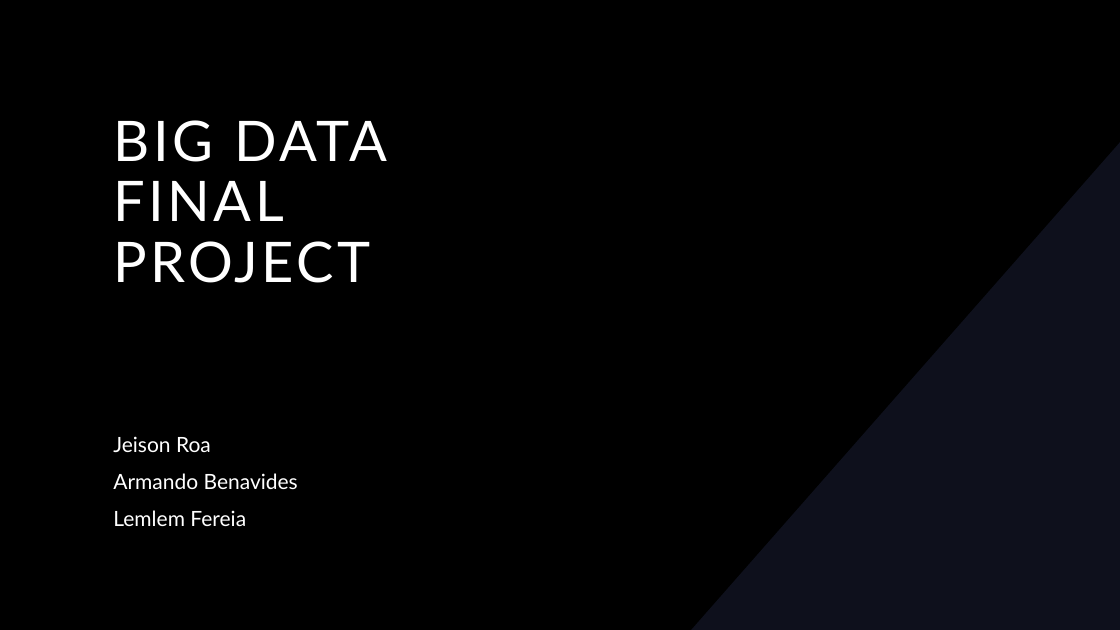
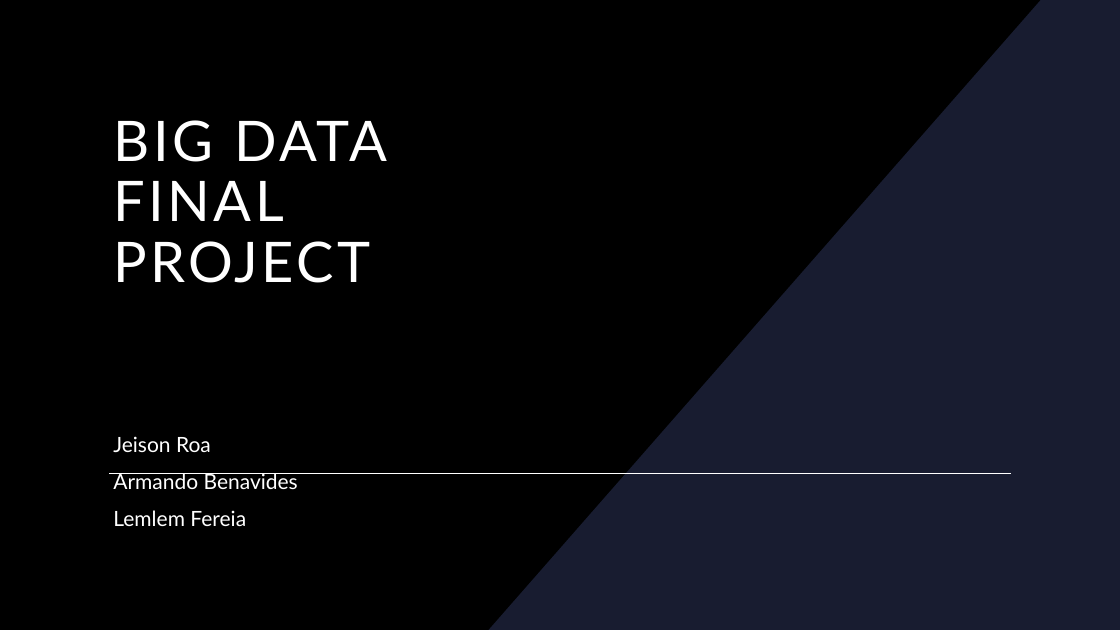
Before and after one commit to jeisonroa1/MapReduceHadoop, a slide deck: slide 1 of Presentation.pptx. Drawn at 1120x630 pixels with LibreOffice and Linux fonts; fonts in the diff are those of the drawing; background and template pictures are left out. Boxes give left, top, right and bottom in pixels: in the first picture for what was removed or moved away, otherwise in the second. Text is boxed around its words. In the diff, an @@ line names an element or a change of style, - is before the commit and + after.

```diff
--- a/Presentation.pptx
+++ b/Presentation.pptx
@@ rectangle removed at (x1=0, y1=0, x2=1120, y2=630) @@
@@ freeform shape removed at (x1=0, y1=0, x2=837, y2=630) @@
@@ freeform shape removed at (x1=691, y1=142, x2=1120, y2=630) @@
@@ line added from (109, 473) to (1012, 473), #FFFFFF 1 pt @@
```
Also in this commit, not shown: 2 other slides changed, 1 slide added.
